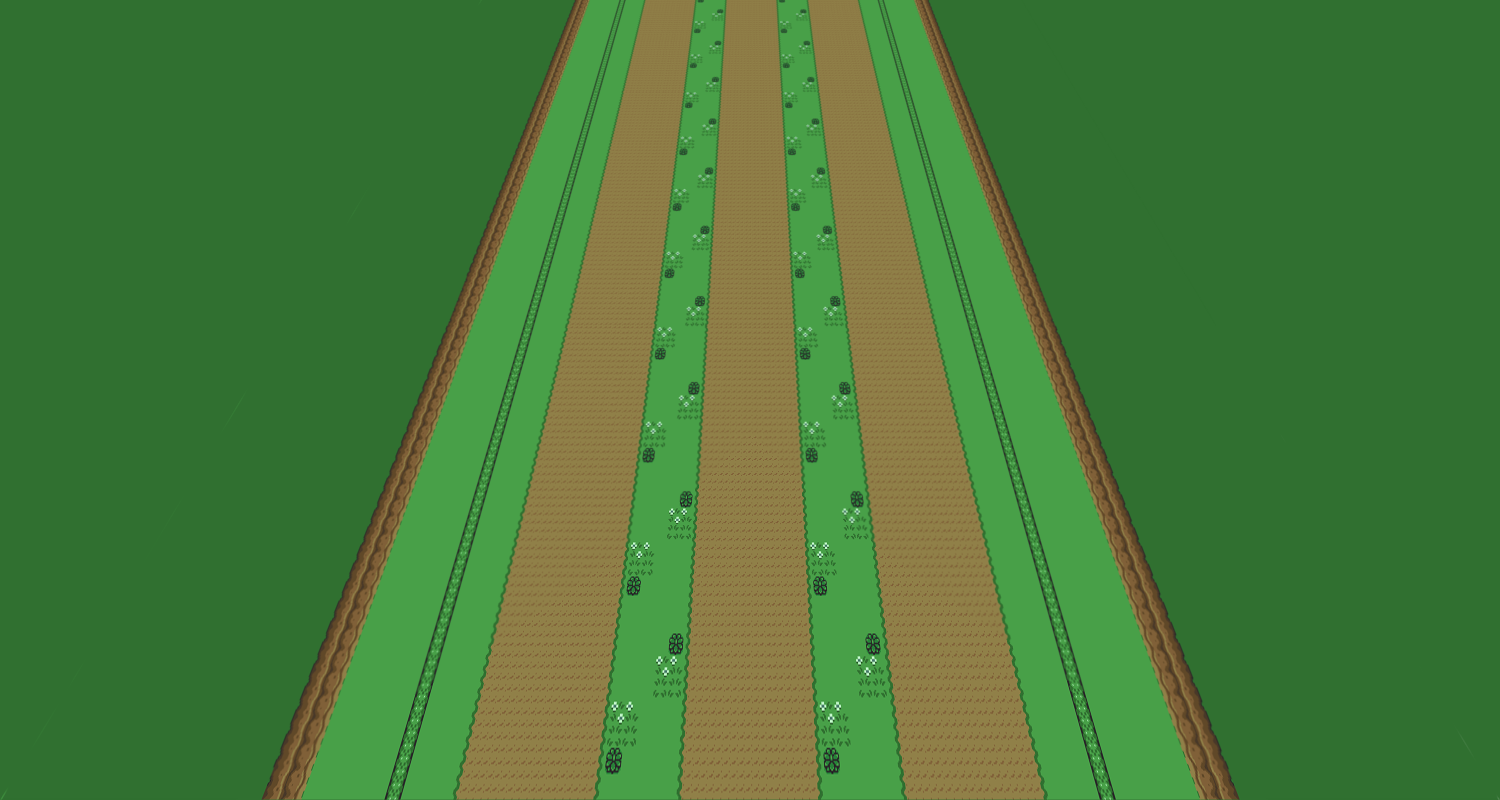
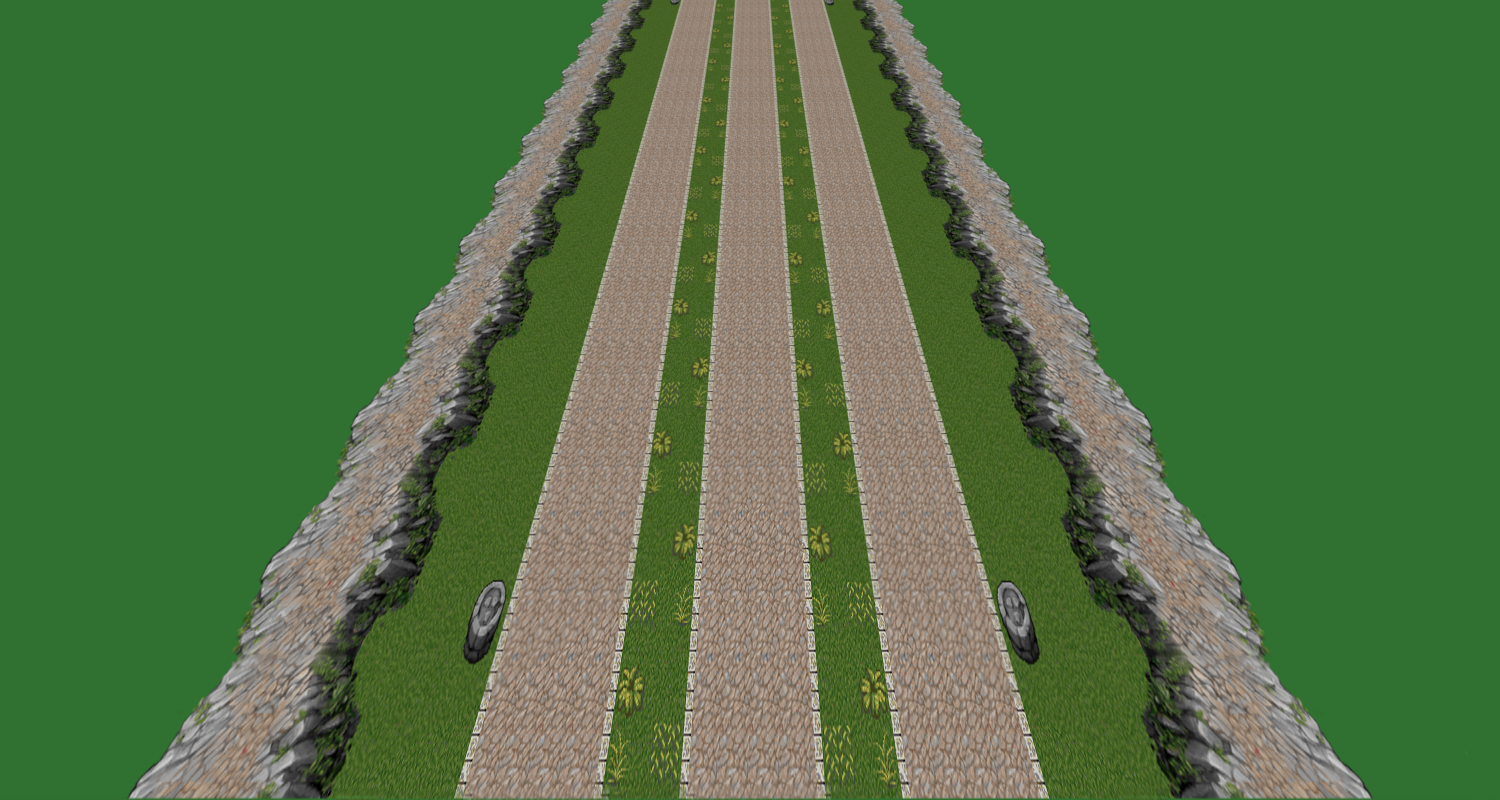
Layered file, before and after one edit (1500x800). Changes by layer:
painted on "Pasted Layer" over 0, 0, 1500, 800
